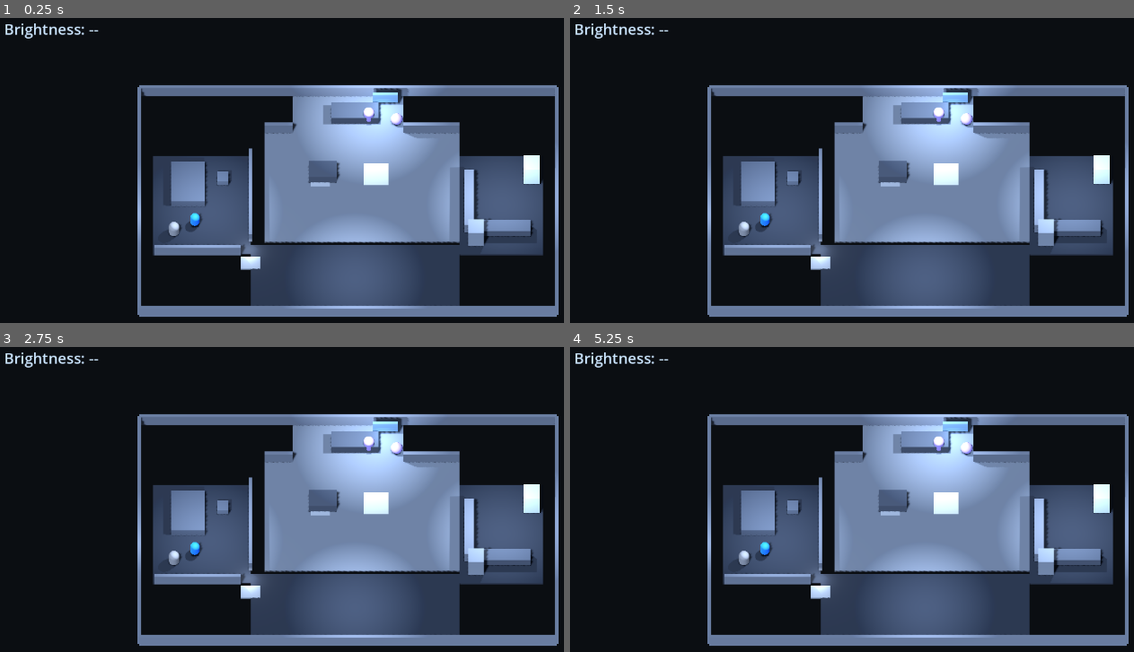
Above: before the commit, frames 1-4 (two rows, left to right).
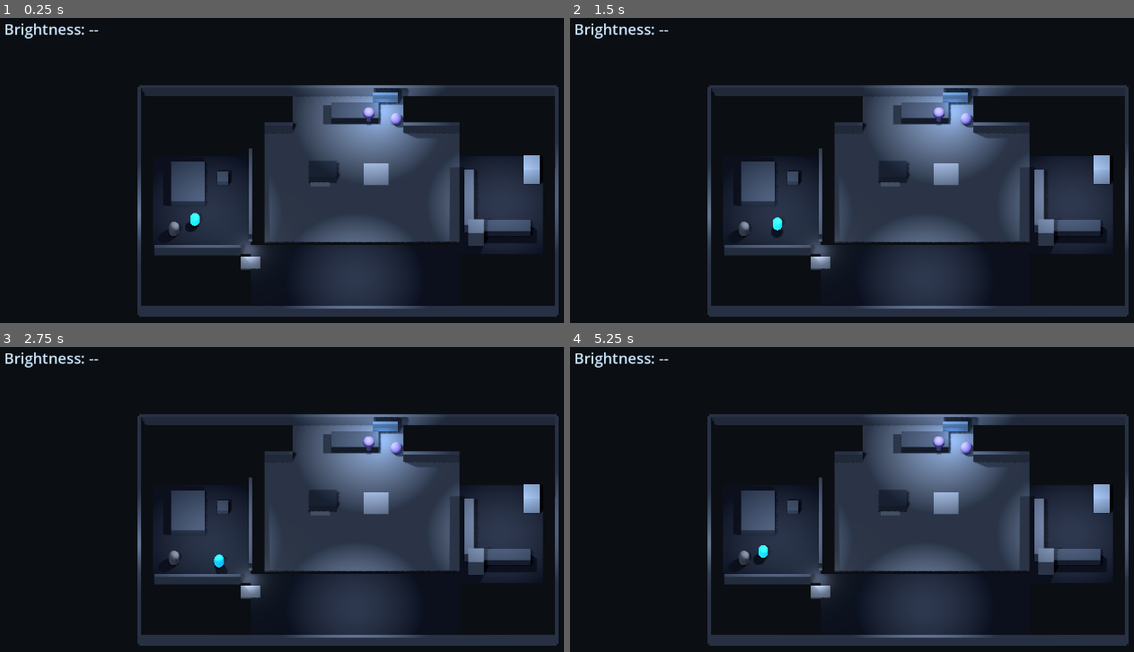
Above: after the commit, the same moments.

Repository: mrglass86/gmtk-gamejam-2026
Game: Godot game, scene res://scenes/Main.tscn
Two runs of this game, one before a commit and one after it. Both use one fixed random seed, a clock stepped at 60 frames per second and the inputs below.
Inputs:
- Up to frame 1 (0.25 s): no input
- Up to frame 2 (1.5 s): tap Enter at 0.5 s; hold D (move_right) 0.53-1.28 s; tap E (interact) at 0.6 s; tap R (restart) at 1.25 s; hold S (move_back) from 1.28 s (still down); tap Shift (run) at 1.35 s
- Up to frame 3 (2.75 s): release S (move_back) at 2.03 s; hold D (move_right) from 2.03 s (still down); tap E (interact) at 2.1 s
- Up to frame 4 (5.25 s): tap R (restart) at 2.75, 4.25, 5 s; release D (move_right) at 2.78 s; hold W (move_forward) 2.78-3.53 s; tap Shift (run) at 2.85, 4.35 s; hold A (move_left) 3.53-5.03 s; tap E (interact) at 3.6, 5.1 s; hold S (move_back) from 5.03 s (still down)

The runs differ from the first frame. In frame 1, 39% of the frame differs, in the area x 24-100%, y 22-98%; in frame 2, 39%; in frame 3, 39%; in frame 4, 39%.

Commit message:
Apply A0.1 review fixes

Diff:
--- a/game/project.godot
+++ b/game/project.godot
@@ -87,3 +87,7 @@
 
 renderer/rendering_method="gl_compatibility"
 renderer/rendering_method.mobile="gl_compatibility"
+
+[navigation]
+
+3d/default_cell_size=0.1
--- a/game/scenes/Main.tscn
+++ b/game/scenes/Main.tscn
@@ -1,25 +1,28 @@
-[gd_scene load_steps=14 format=3]
+[gd_scene load_steps=15 format=3]
 
 [ext_resource type="Script" path="res://scripts/Main.gd" id="1_main"]
 [ext_resource type="Script" path="res://scripts/LevelBuilder.gd" id="2_level"]
 [ext_resource type="Script" path="res://scripts/CameraRig.gd" id="3_camera"]
 [ext_resource type="Script" path="res://scripts/AgentStub.gd" id="4_agent"]
 [ext_resource type="Script" path="res://scripts/BrightnessReadout.gd" id="5_readout"]
+[ext_resource type="Script" path="res://scripts/Player.gd" id="6_player"]
 
 [sub_resource type="Environment" id="Environment_main"]
 background_mode = 1
 background_color = Color(0.045, 0.055, 0.07, 1)
 ambient_light_source = 3
 ambient_light_color = Color(0.38, 0.42, 0.5, 1)
-ambient_light_energy = 0.45
+ambient_light_energy = 0.12
 tonemap_mode = 2
 
 [sub_resource type="NavigationMesh" id="NavigationMesh_static"]
-vertices = PackedVector3Array(-14, 0, -4, -7, 0, -4, -7, 0, 4, -14, 0, 4, -7, 0, 3, 8, 0, 3, 8, 0, 8, -7, 0, 8, -6, 0, -6, 8, 0, -6, 8, 0, 3, -6, 0, 3, -4, 0, -9, 4, 0, -9, 4, 0, -6, -4, 0, -6, 8, 0, -4, 14, 0, -4, 14, 0, 4, 8, 0, 4, -7, 0, -1, -6, 0, -1, -6, 0, 0, -7, 0, 0)
-polygons = [PackedInt32Array(0, 1, 2, 3), PackedInt32Array(4, 5, 6, 7), PackedInt32Array(8, 9, 10, 11), PackedInt32Array(12, 13, 14, 15), PackedInt32Array(16, 17, 18, 19), PackedInt32Array(20, 21, 22, 23)]
+geometry_parsed_geometry_type = 1
+geometry_source_geometry_mode = 2
+geometry_source_group_name = &"nav_source"
 agent_height = 1.0
-agent_radius = 0.3
-agent_max_climb = 0.1
+agent_radius = 0.4
+agent_max_climb = 0.25
+cell_size = 0.1
 
 [sub_resource type="CapsuleMesh" id="CapsuleMesh_player"]
 radius = 0.34
@@ -59,7 +62,7 @@
 [node name="Sun" type="DirectionalLight3D" parent="."]
 rotation_degrees = Vector3(-55, -25, 0)
 light_color = Color(0.76, 0.83, 0.95, 1)
-light_energy = 0.7
+light_energy = 0.15
 shadow_enabled = true
 
 [node name="CameraRig" type="Node3D" parent="."]
@@ -82,6 +85,7 @@
 [node name="Player" type="CharacterBody3D" parent="."]
 position = Vector3(-11, 0.6, 1.5)
 groups = ["player"]
+script = ExtResource("6_player")
 
 [node name="Capsule" type="MeshInstance3D" parent="Player"]
 mesh = SubResource("CapsuleMesh_player")
@@ -129,7 +133,7 @@
 position = Vector3(9.2, 0.0, 2.8)
 
 [node name="BedroomDoor" type="Node3D" parent="."]
-position = Vector3(-7.0, 0.0, 0.0)
+position = Vector3(-7.35, 0.0, 3.9)
 
 [node name="NightstandClock" type="Node3D" parent="."]
 position = Vector3(-9.0, 0.85, -2.0)
--- a/game/scripts/LevelBuilder.gd
+++ b/game/scripts/LevelBuilder.gd
@@ -1,8 +1,8 @@
 extends Node3D
 
 ## A0 procedural greybox. It uses only primitive meshes and builds static
-## collision for the authored floor and walls; NavigationRegion3D owns the
-## matching pre-authored static navmesh in Main.tscn.
+## collision for the authored floor and walls. The completed collider set is
+## baked exactly once at startup into the NavigationRegion3D below this node.
 
 @export var wall_height: float = 1.2
 @export var wall_thickness: float = 0.25
@@ -24,6 +24,7 @@
 	_build_walls()
 	_build_props()
 	_build_lights()
+	_bake_navigation_once()
 	if _is_layout_capture():
 		_add_review_labels()
 
@@ -106,6 +107,7 @@
 	floor.name = node_name
 	floor.position = center + Vector3(0.0, -floor_thickness * 0.5, 0.0)
 	floor.add_to_group(surface_group)
+	floor.add_to_group("nav_source")
 	_add_box_visual(floor, Vector3(dimensions.x, floor_thickness, dimensions.y), color)
 	_add_box_collision(floor, Vector3(dimensions.x, floor_thickness, dimensions.y))
 	add_child(floor)
@@ -115,6 +117,7 @@
 	var wall: StaticBody3D = StaticBody3D.new()
 	wall.name = node_name
 	wall.position = center
+	wall.add_to_group("nav_source")
 	_add_box_visual(wall, dimensions, wall_color)
 	_add_box_collision(wall, dimensions)
 	add_child(wall)
@@ -124,6 +127,7 @@
 	var prop: StaticBody3D = StaticBody3D.new()
 	prop.name = node_name
 	prop.position = center
+	prop.add_to_group("nav_source")
 	_add_box_visual(prop, dimensions, color)
 	_add_box_collision(prop, dimensions)
 	add_child(prop)
@@ -170,3 +174,11 @@
 	shape.size = dimensions
 	collision.shape = shape
 	parent.add_child(collision)
+
+
+func _bake_navigation_once() -> void:
+	var navigation_region: NavigationRegion3D = $NavigationRegion3D
+	navigation_region.bake_navigation_mesh(false)
+	var polygon_count: int = navigation_region.navigation_mesh.get_polygon_count()
+	assert(polygon_count > 0, "Static navigation bake produced no polygons.")
+	print("A0.1 static navmesh baked once: %d polygons." % polygon_count)
--- a/game/scripts/Main.gd
+++ b/game/scripts/Main.gd
@@ -3,7 +3,7 @@
 ## Entry-point helpers owned by lane A. The layout capture is opt-in and is used
 ## only for director review: pass --capture-layout=/absolute/path/to/file.png.
 
-@export var capture_warmup_frames: int = 3
+@export var capture_warmup_frames: int = 12
 
 const REQUIRED_ACTIONS: PackedStringArray = [
 	"move_left",
Not shown, changed: gamejam/WIRING.md
Not shown, changed: gamejam/handoffs/2026-07-23-a0-layout.png
